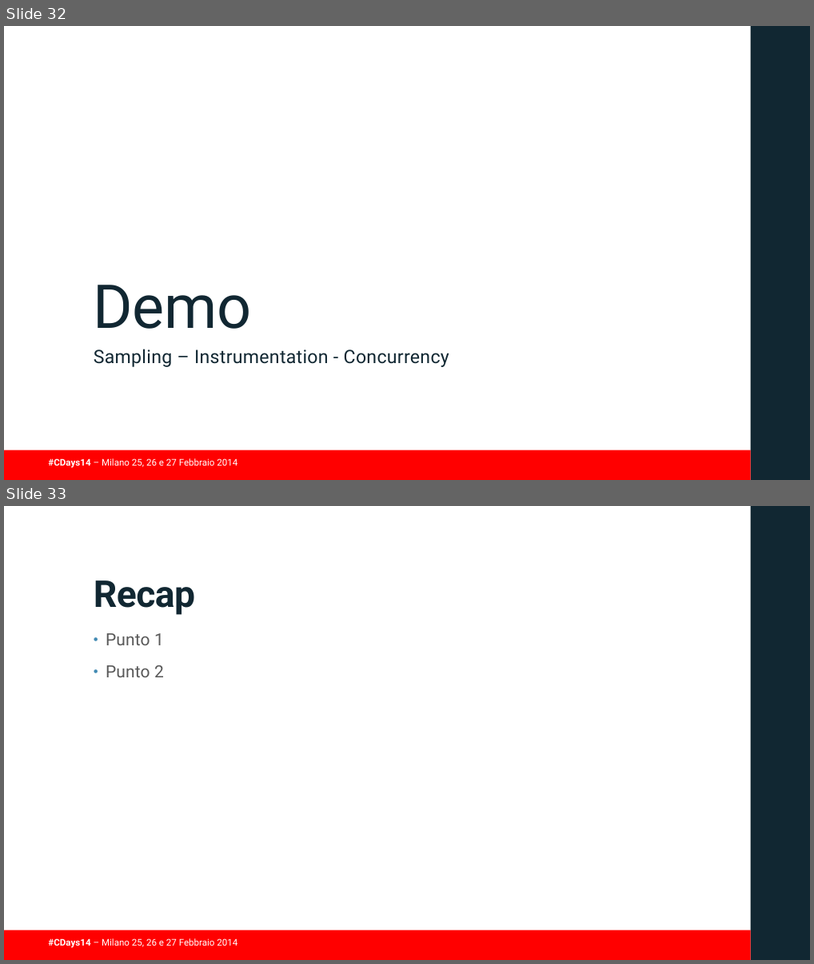
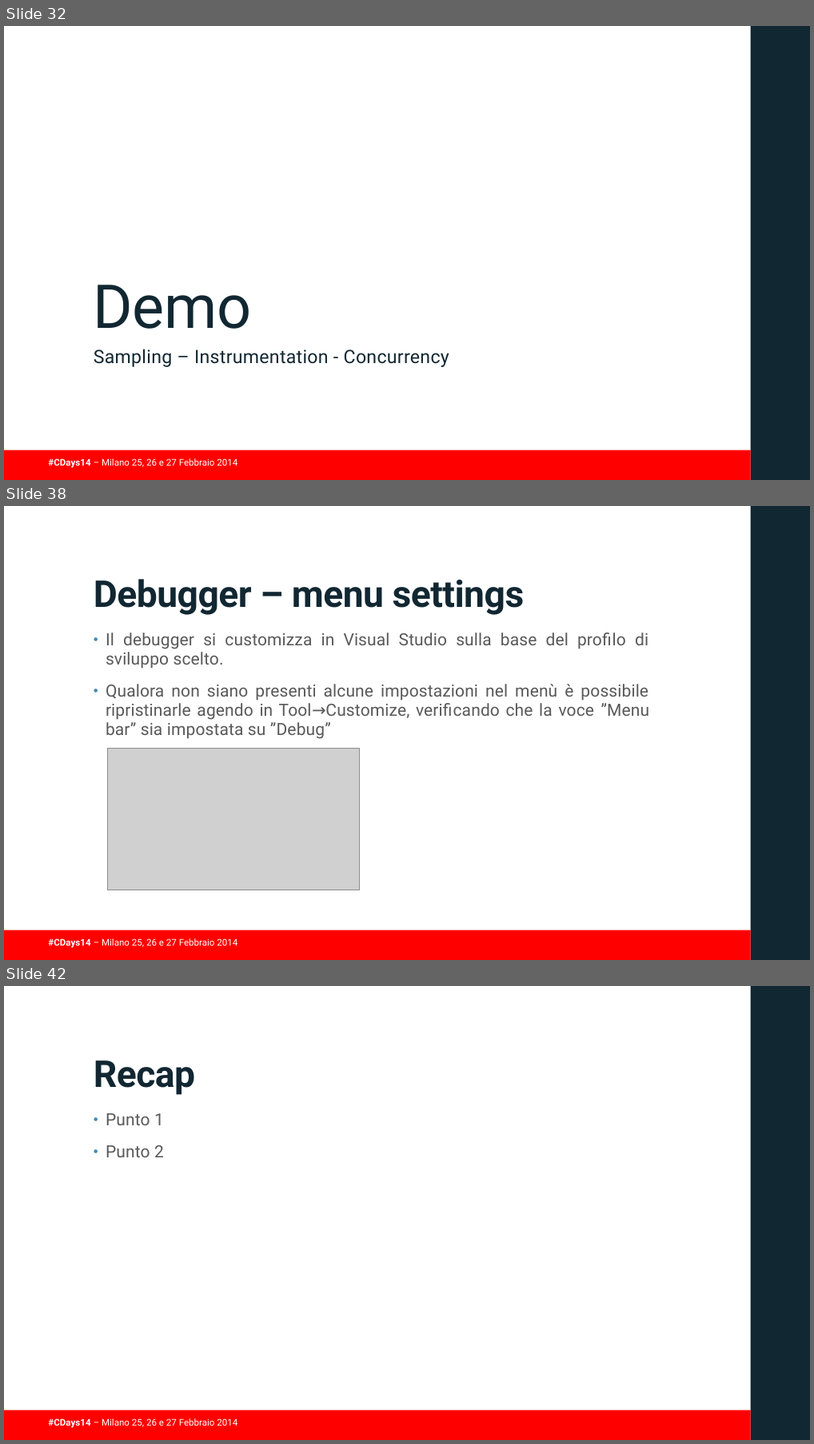
Before and after one commit to guidop/CDays14, a slide deck: presentazioneCDAYS2014.pptx. Shown one above the other, each under a label of ours: slides 32 and 33 before the commit, slides 32, 38 and 42 after it; the slides between them are not shown. The pictures are 814x964 and 814x1444 pixels, drawn with LibreOffice and Linux fonts; fonts in the diff are those of the drawing; grey boxes stand for pictures; background and template pictures are left out. Boxes give left, top, right and bottom in pixels: in the first picture for what was removed or moved away, otherwise in the second. Text is boxed around its words. In the diff, an @@ line names an element or a change of style, - is before the commit and + after.

Commit message:
alcune slide sul debugger

```diff
--- a/presentazioneCDAYS2014.pptx
+++ b/presentazioneCDAYS2014.pptx
@@ slide 38 added at (x1=4, y1=506, x2=810, y2=960), background #FFFFFF; not listed: 3 template elements that a slide beside it also shows @@
@@ title added at (x1=94, y1=579, x2=525, y2=615), 44 pt, text #112732, bold @@
+Debugger – menu settings
@@ text added at (x1=106, y1=632, x2=650, y2=739), 20 pt, text #595959 @@
+• Il debugger si customizza in Visual Studio sulla base del profilo di sviluppo scelto.
+• Qualora non siano presenti alcune impostazioni nel menù è possibile ripristinarle agendo in Tool→Customize, verificando che la voce ”Menu bar” sia impostata su ”Debug”
@@ picture added at (x1=107, y1=748, x2=360, y2=889) @@
@@ what was slide 33 is now slide 42 @@
```
Also in this commit, not shown: 2 slides changed, 8 other slides added.
